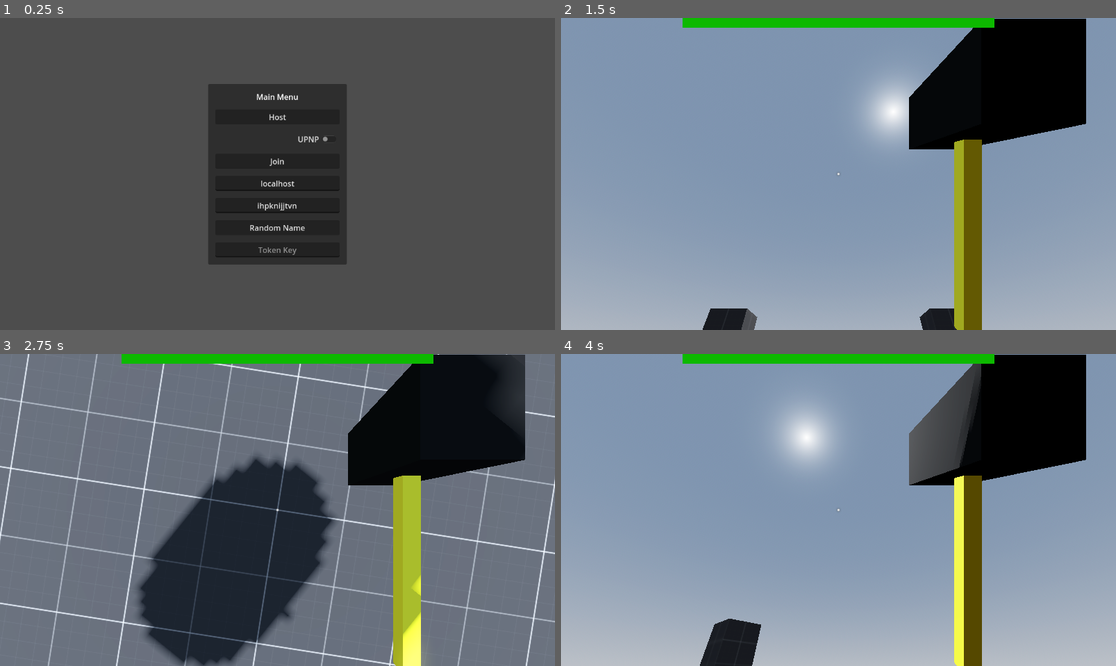
Above: before the commit, frames 1-4 (two rows, left to right).
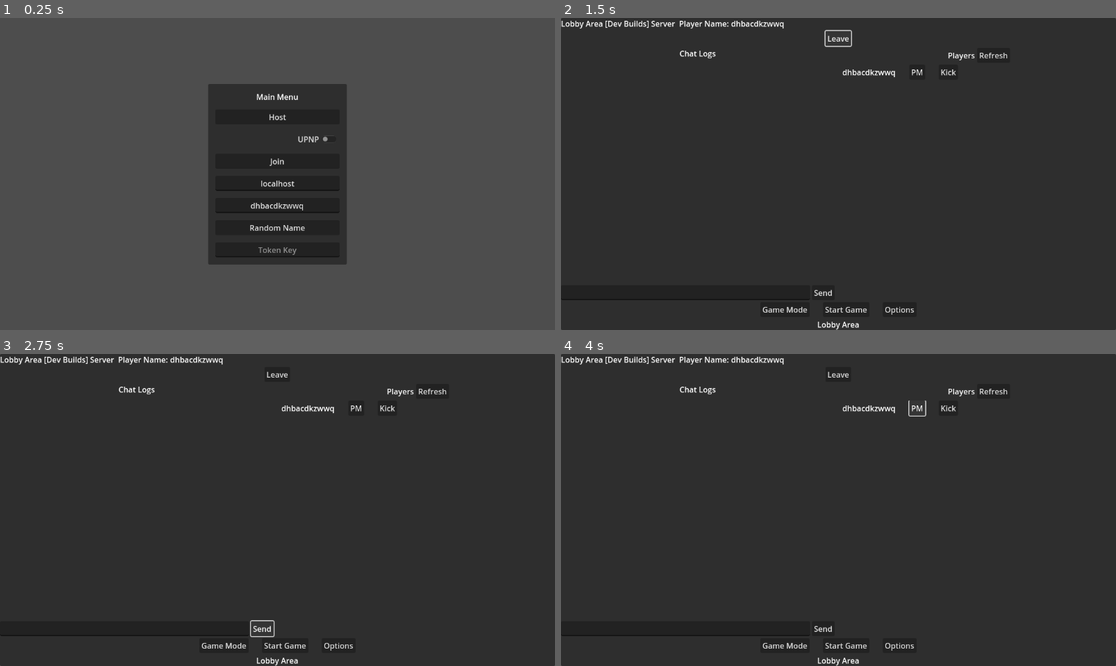
Above: after the commit, the same moments.

Repository: Lightnet/craftgd
Game: Godot game, scene res://maps/main.tscn
The game is run twice, just before and just after one commit, with the same random seed, the same clock (stepped at 60 frames per second) and the same inputs. Before the commit the project starts from res://maps/world.tscn.
Inputs (mouse positions are in pixels of both pictures, inside the frame that each line leads up to):
- Up to frame 1 (0.25 s): no input
- Up to frame 2 (1.5 s): click "Host" at 0.5 s; click (838, 39) at 1.25 s, where only the run after the commit has a clickable "Leave"
- Up to frame 3 (2.75 s): click (260, 628) at 2 s, where only the run after the commit has a clickable "Send"
- Up to frame 4 (4 s): click (993, 391) at 2.75 s, where only the run after the commit has a clickable "Refresh"; click (916, 407) at 3.5 s, where only the run after the commit has a clickable "PM"

The runs differ from the first frame. In frame 1, 0.1% of the frame differs, in the area x 45-55%, y 59-62%; in frame 2, 99%, in the area x 0-100%, y 0-100%; in frame 3, 85%; in frame 4, 97%.

Commit message:
lobby player list when join and leave
need to find better way to handle event or update on lobby for players? note it still loop when not render UI?

Diff:
--- /dev/null
+++ b/lobby/game_lobby.gd
@@ -0,0 +1,85 @@
+extends PanelContainer
+# https://docs.godotengine.org/en/stable/getting_started/step_by_step/signals.html
+# https://docs.godotengine.org/en/stable/tutorials/scripting/gdscript/gdscript_basics.html#signals
+#
+
+@onready var UIPlayerlist = $VBoxContainer/HBC_Content/VBoxContainer2/PlayerList/VBC_Players
+@onready var UIPlayerName = $VBoxContainer/HBoxContainer/LPlayerName2
+
+var UIPlayerData = preload("res://lobby/lobby_player_row01.tscn")
+
+var playercount = 0
+var oldplayercount = 0
+
+
+# Called when the node enters the scene tree for the first time.
+func _ready():
+	#getPlayerList()
+	#setup_connection()
+	pass # Replace with function body.
+
+
+# Called every frame. 'delta' is the elapsed time since the previous frame.
+func _process(_delta):
+	#print("Hello")
+	playercount = Network.player_info.size()
+	if playercount != oldplayercount: #check player list count size
+		#print("UPDATE ME?????")
+		oldplayercount = playercount
+		getPlayerList()
+	pass
+
+func setup_connection():
+	print("Hello SET LOBBY CONNECTION")
+	#get_tree().peer
+
+	#print("has_multiplayer_peer: ",multiplayer.has_multiplayer_peer())
+	#if multiplayer.has_multiplayer_peer() == true:
+		#multiplayer.peer_connected.connect(_player_connected)
+		#multiplayer.peer_disconnected.connect(_player_disconnected)
+	pass
+
+func _player_connected(_id):
+	#update player list
+	print("LOBBY ADDED ID?", _id)
+	getPlayerList()
+
+func _player_disconnected(_id):
+	#update player list
+	getPlayerList()
+
+#@rpc("any_peer")
+func getPlayerList():
+	if UIPlayerlist == null:
+		return
+	#playerlist.queue_free()
+	for n in UIPlayerlist.get_children():
+		UIPlayerlist.remove_child(n)
+		n.queue_free()
+
+	var player_row = UIPlayerData.instantiate()
+	player_row.get_node("LPlayerName").text = Network.my_info["name"]
+	UIPlayerName.text = Network.my_info["name"]
+	UIPlayerlist.add_child(player_row)
+
+	var player_info = Network.player_info
+	for p in player_info:
+		var player_row1 = UIPlayerData.instantiate()
+		player_row1.get_node("LPlayerName").text = player_info[p]["name"]
+		UIPlayerlist.add_child(player_row1)
+
+		print("player_info >>:", p)
+		pass
+	print("player list...")
+
+func _on_btn_redresh_players_pressed():
+	getPlayerList()
+	#rpc("getPlayerList")
+	pass
+
+func _on_visibility_changed():
+	print("_on_visibility_changed")
+	if visible == true:
+		setup_connection()
+		getPlayerList()
+	pass
--- /dev/null
+++ b/lobby/lobby_player_row01.tscn
@@ -0,0 +1,23 @@
+[gd_scene format=3 uid="uid://dqux62ww404ba"]
+
+[node name="HBC_PlayerRow" type="HBoxContainer"]
+
+[node name="LPlayerName" type="Label" parent="."]
+layout_mode = 2
+text = "Player Name"
+
+[node name="HSC_1" type="HSplitContainer" parent="."]
+custom_minimum_size = Vector2(20, 0)
+layout_mode = 2
+
+[node name="btnPM" type="Button" parent="."]
+layout_mode = 2
+text = "PM"
+
+[node name="HSC_2" type="HSplitContainer" parent="."]
+custom_minimum_size = Vector2(20, 0)
+layout_mode = 2
+
+[node name="btnKick" type="Button" parent="."]
+layout_mode = 2
+text = "Kick"
--- a/maps/world.tscn
+++ b/maps/main.tscn
@@ -1,9 +1,10 @@
-[gd_scene load_steps=10 format=3 uid="uid://b53s1qrvm1u21"]
-
-[ext_resource type="Script" path="res://scripts/world.gd" id="1_v5s6a"]
-[ext_resource type="PackedScene" uid="uid://dwy27pfj45xvr" path="res://maps/prototype01.tscn" id="2_toehv"]
-[ext_resource type="Texture2D" uid="uid://dsu4i8oftqh0k" path="res://addons/kenney_particle_pack/circle_05.png" id="3_vcqxt"]
-[ext_resource type="PackedScene" uid="uid://d1lmd0si3awbb" path="res://chat/prototype_chat_msg.tscn" id="4_hjb1r"]
+[gd_scene load_steps=11 format=3 uid="uid://ccloqiflsxmai"]
+
+[ext_resource type="Script" path="res://scripts/world.gd" id="1_4xjwc"]
+[ext_resource type="PackedScene" uid="uid://dwy27pfj45xvr" path="res://maps/prototype01.tscn" id="2_2g70h"]
+[ext_resource type="Texture2D" uid="uid://dsu4i8oftqh0k" path="res://addons/kenney_particle_pack/circle_05.png" id="3_d2u12"]
+[ext_resource type="PackedScene" uid="uid://d1lmd0si3awbb" path="res://chat/prototype_chat_msg.tscn" id="4_7veta"]
+[ext_resource type="Script" path="res://lobby/game_lobby.gd" id="5_2a3ko"]
 
 [sub_resource type="ProceduralSkyMaterial" id="ProceduralSkyMaterial_ugj4p"]
 sky_horizon_color = Color(0.64625, 0.65575, 0.67075, 1)
@@ -24,8 +25,8 @@
 [sub_resource type="StyleBoxFlat" id="StyleBoxFlat_e4r4r"]
 bg_color = Color(0.0509804, 0.72549, 0, 1)
 
-[node name="World" type="Node"]
-script = ExtResource("1_v5s6a")
+[node name="Main" type="Node"]
+script = ExtResource("1_4xjwc")
 
 [node name="DirectionalLight3D" type="DirectionalLight3D" parent="."]
 transform = Transform3D(-0.866025, -0.433013, 0.25, 0, 0.5, 0.866025, -0.5, 0.75, -0.433013, 0, 0, 0)
@@ -271,12 +272,175 @@
 [node name="btnPlayers" type="Button" parent="CanvasLayer/HUD/MenuAdmin/VBoxContainer/HBoxContainer"]
 layout_mode = 2
 text = "Players"
+
+[node name="Lobby" type="PanelContainer" parent="CanvasLayer"]
+visible = false
+anchors_preset = 15
+anchor_right = 1.0
+anchor_bottom = 1.0
+grow_horizontal = 2
+grow_vertical = 2
+script = ExtResource("5_2a3ko")
+
+[node name="VBoxContainer" type="VBoxContainer" parent="CanvasLayer/Lobby"]
+layout_mode = 2
+
+[node name="HBoxContainer" type="HBoxContainer" parent="CanvasLayer/Lobby/VBoxContainer"]
+layout_mode = 2
+
+[node name="LLobby" type="Label" parent="CanvasLayer/Lobby/VBoxContainer/HBoxContainer"]
+layout_mode = 2
+text = "Lobby Area [Dev Builds]"
+horizontal_alignment = 1
+
+[node name="LNetworkType" type="Label" parent="CanvasLayer/Lobby/VBoxContainer/HBoxContainer"]
+layout_mode = 2
+
+[node name="LPlayerName" type="Label" parent="CanvasLayer/Lobby/VBoxContainer/HBoxContainer"]
+layout_mode = 2
+text = " Player Name:"
+
+[node name="LPlayerName2" type="Label" parent="CanvasLayer/Lobby/VBoxContainer/HBoxContainer"]
+layout_mode = 2
+text = "Guest"
+
+[node name="HBC_NavMenus" type="HBoxContainer" parent="CanvasLayer/Lobby/VBoxContainer"]
+layout_mode = 2
+size_flags_horizontal = 4
+
+[node name="btnLeave" type="Button" parent="CanvasLayer/Lobby/VBoxContainer/HBC_NavMenus"]
+layout_mode = 2
+text = "Leave"
+
+[node name="HBC_Content" type="HBoxContainer" parent="CanvasLayer/Lobby/VBoxContainer"]
+layout_mode = 2
+size_flags_vertical = 3
+
+[node name="VBoxContainer" type="VBoxContainer" parent="CanvasLayer/Lobby/VBoxContainer/HBC_Content"]
+layout_mode = 2
+size_flags_horizontal = 3
+
+[node name="LChatLogs" type="Label" parent="CanvasLayer/Lobby/VBoxContainer/HBC_Content/VBoxContainer"]
+layout_mode = 2
+text = "Chat Logs"
+horizontal_alignment = 1
+
+[node name="SC_Chat" type="ScrollContainer" parent="CanvasLayer/Lobby/VBoxContainer/HBC_Content/VBoxContainer"]
+layout_mode = 2
+size_flags_horizontal = 3
+size_flags_vertical = 3
+
+[node name="VBC_Messages" type="VBoxContainer" parent="CanvasLayer/Lobby/VBoxContainer/HBC_Content/VBoxContainer/SC_Chat"]
+layout_mode = 2
+size_flags_horizontal = 3
+size_flags_vertical = 3
+
+[node name="HBoxContainer" type="HBoxContainer" parent="CanvasLayer/Lobby/VBoxContainer/HBC_Content/VBoxContainer"]
+layout_mode = 2
+
+[node name="LineEdit" type="LineEdit" parent="CanvasLayer/Lobby/VBoxContainer/HBC_Content/VBoxContainer/HBoxContainer"]
+layout_mode = 2
+size_flags_horizontal = 3
+alignment = 3
+
+[node name="btnSendMsg" type="Button" parent="CanvasLayer/Lobby/VBoxContainer/HBC_Content/VBoxContainer/HBoxContainer"]
+layout_mode = 2
+text = "Send"
+
+[node name="VSplitContainer" type="VSplitContainer" parent="CanvasLayer/Lobby/VBoxContainer/HBC_Content"]
+custom_minimum_size = Vector2(8, 0)
+layout_mode = 2
+
+[node name="VBoxContainer2" type="VBoxContainer" parent="CanvasLayer/Lobby/VBoxContainer/HBC_Content"]
+layout_mode = 2
+size_flags_horizontal = 3
+
+[node name="HBoxContainer" type="HBoxContainer" parent="CanvasLayer/Lobby/VBoxContainer/HBC_Content/VBoxContainer2"]
+layout_mode = 2
+size_flags_horizontal = 4
+
+[node name="LPlayers" type="Label" parent="CanvasLayer/Lobby/VBoxContainer/HBC_Content/VBoxContainer2/HBoxContainer"]
+layout_mode = 2
+text = "Players"
+horizontal_alignment = 1
+vertical_alignment = 1
+
+[node name="btnRedreshPlayers" type="Button" parent="CanvasLayer/Lobby/VBoxContainer/HBC_Content/VBoxContainer2/HBoxContainer"]
+layout_mode = 2
+text = "Refresh"
+
+[node name="PlayerList" type="ScrollContainer" parent="CanvasLayer/Lobby/VBoxContainer/HBC_Content/VBoxContainer2"]
+layout_mode = 2
+size_flags_horizontal = 3
+size_flags_vertical = 3
+
+[node name="VBC_Players" type="VBoxContainer" parent="CanvasLayer/Lobby/VBoxContainer/HBC_Content/VBoxContainer2/PlayerList"]
+layout_mode = 2
+size_flags_horizontal = 3
+size_flags_vertical = 3
+
+[node name="HBC_Bottom_NavMenus" type="HBoxContainer" parent="CanvasLayer/Lobby/VBoxContainer"]
+layout_mode = 2
+size_flags_horizontal = 4
+
+[node name="btnGameMode" type="Button" parent="CanvasLayer/Lobby/VBoxContainer/HBC_Bottom_NavMenus"]
+layout_mode = 2
+text = "Game Mode"
+
+[node name="HSplitContainer" type="HSplitContainer" parent="CanvasLayer/Lobby/VBoxContainer/HBC_Bottom_NavMenus"]
+custom_minimum_size = Vector2(20, 0)
+layout_mode = 2
+
+[node name="btnStartGame" type="Button" parent="CanvasLayer/Lobby/VBoxContainer/HBC_Bottom_NavMenus"]
+layout_mode = 2
+text = "Start Game"
+
+[node name="HSplitContainer2" type="HSplitContainer" parent="CanvasLayer/Lobby/VBoxContainer/HBC_Bottom_NavMenus"]
+custom_minimum_size = Vector2(20, 0)
+layout_mode = 2
+
+[node name="btnOptions" type="Button" parent="CanvasLayer/Lobby/VBoxContainer/HBC_Bottom_NavMenus"]
+layout_mode = 2
+text = "Options"
+
+[node name="LLobby2" type="Label" parent="CanvasLayer/Lobby/VBoxContainer"]
+layout_mode = 2
+text = "Lobby Area"
+horizontal_alignment = 1
+
+[node name="WaterMark" type="Control" parent="CanvasLayer"]
+visible = false
+show_behind_parent = true
+layout_mode = 3
+anchors_preset = 15
+anchor_right = 1.0
+anchor_bottom = 1.0
+grow_horizontal = 2
+grow_vertical = 2
+mouse_filter = 2
+
+[node name="LineEdit" type="Label" parent="CanvasLayer/WaterMark"]
+layout_mode = 0
+offset_right = 158.0
+offset_bottom = 31.0
+text = "Prototype Build"
 
 [node name="MultiplayerSpawner" type="MultiplayerSpawner" parent="."]
 _spawnable_scenes = PackedStringArray("res://prefabs/players/player.tscn")
 spawn_path = NodePath("..")
 
+[node name="Players" type="Node" parent="."]
+
+[node name="Enemies" type="Node" parent="."]
+
+[node name="NPCs" type="Node" parent="."]
+
+[node name="Blocks" type="Node" parent="."]
+
 [connection signal="pressed" from="CanvasLayer/MainMenu/MarginContainer/VBoxContainer/HostButton" to="." method="_on_host_button_pressed"]
 [connection signal="pressed" from="CanvasLayer/MainMenu/MarginContainer/VBoxContainer/JoinButton" to="." method="_on_join_button_pressed"]
 [connection signal="pressed" from="CanvasLayer/MainMenu/MarginContainer/VBoxContainer/btnRandomName" to="." method="_on_btn_random_name_pressed"]
+[connection signal="visibility_changed" from="CanvasLayer/Lobby" to="CanvasLayer/Lobby" method="_on_visibility_changed"]
+[connection signal="pressed" from="CanvasLayer/Lobby/VBoxContainer/HBC_Content/VBoxContainer/HBoxContainer/btnSendMsg" to="." method="_on_btn_send_msg_pressed"]
+[connection signal="pressed" from="CanvasLayer/Lobby/VBoxContainer/HBC_Content/VBoxContainer2/HBoxContainer/btnRedreshPlayers" to="CanvasLayer/Lobby" method="_on_btn_redresh_players_pressed"]
 [connection signal="spawned" from="MultiplayerSpawner" to="." method="_on_multiplayer_spawner_spawned"]
--- a/prefabs/players/melee01.gd
+++ b/prefabs/players/melee01.gd
@@ -21,6 +21,6 @@
 	pass
 
 # Called every frame. 'delta' is the elapsed time since the previous frame.
-func _process(delta):
+func _process(_delta):
 	melee()
 	pass
--- a/project.godot
+++ b/project.godot
@@ -11,7 +11,7 @@
 [application]
 
 config/name="craftgd"
-run/main_scene="res://maps/world.tscn"
+run/main_scene="res://maps/main.tscn"
 config/features=PackedStringArray("4.0", "Forward Plus")
 config/icon="res://icon.svg"
 
--- a/scripts/network.gd
+++ b/scripts/network.gd
@@ -1,11 +1,102 @@
 extends Node
 
 
+var hostname = "localhost"
+const PORT = 9999
+var enet_peer = ENetMultiplayerPeer.new()
+
+# Player info, associate ID to data
+var player_info = {}
+
+# Info we send to other players
+var my_info = { name = "John Doe", favorite_color = Color8(255, 0, 255) }
+
+#const Player = preload("res://prefabs/players/player.tscn")
+
 # Called when the node enters the scene tree for the first time.
 func _ready():
-	pass # Replace with function body.
+	pass
+# Called every frame. 'delta' is the elapsed time since the previous frame.
+#func _process(delta):
+	#pass
+
+func setPlayerName(_name):
+	my_info["name"] = _name
+
+func server_host():
+
+	enet_peer.create_server(PORT)
+	multiplayer.multiplayer_peer = enet_peer
+	multiplayer.peer_connected.connect(_player_connected)
+	multiplayer.peer_disconnected.connect(_player_disconnected)
+
+	#multiplayer.peer_connected.connect(add_player)
+	#multiplayer.peer_disconnected.connect(remove_player)
+
+	#add_player(multiplayer.get_unique_id())
+	print("game server")
+	#upnp_setup()
+
+func client_join():
+	#main_menu.hide()
+	#hud.show()
+
+	enet_peer.create_client(hostname,PORT)
+	multiplayer.multiplayer_peer = enet_peer
+	multiplayer.peer_connected.connect(_player_connected)
+	multiplayer.peer_disconnected.connect(_player_disconnected)
+	#multiplayer.peer_disconnected.connect(return_menu)
+	print("client")
+
+func _player_connected(id):
+	# Called on both clients and server when a peer connects. Send my info to it.
+	rpc_id(id, "register_player", my_info)
+
+func _player_disconnected(id):
+	player_info.erase(id) # Erase player from info.
+
+@rpc("any_peer")
+func register_player(info):
+	# Get the id of the RPC sender.
+	#var id = get_tree().get_rpc_sender_id()
+	var id = get_tree().get_multiplayer().get_remote_sender_id()
+	# Store the info
+	player_info[id] = info
+	print("info:>> ",info)
+
+	# Call function to update lobby UI here
 
 
-# Called every frame. 'delta' is the elapsed time since the previous frame.
-func _process(delta):
-	pass
+
+
+
+
+
+
+
+
+
+
+
+
+#func add_player(peer_id):
+	#var player = Player.instantiate()
+	#player.name = str(peer_id)
+	#add_child(player)
+	#if player.is_multiplayer_authority():
+		#player.health_change.connect(update_health_bar)
+	#pass
+
+#func remove_player(peer_id):
+	#var player = get_node_or_null(str(peer_id))
+	#if player:
+		#player.queue_free()
+
+#func return_menu(peer_id):
+	#print("server disconnected!", peer_id)
+	#main_menu.show()
+	#hud.hide()
+	#set network null
+	#get_tree().network_peer = null
+	#Input.mouse_mode = Input.MOUSE_MODE_VISIBLE
+	#pass
--- a/scripts/world.gd
+++ b/scripts/world.gd
@@ -1,15 +1,17 @@
 extends Node
 
-func _unhandled_input(event):
+func _unhandled_input(_event):
 	if Input.is_action_just_pressed("quit"):
 		get_tree().quit()
 
 @onready var main_menu = $CanvasLayer/MainMenu
+@onready var menu_lobby = $CanvasLayer/Lobby
 @onready var address_entry = $CanvasLayer/MainMenu/MarginContainer/VBoxContainer/AddressEntry
 @onready var hud = $CanvasLayer/HUD
 @onready var health_bar =  $CanvasLayer/HUD/AspectRatioContainer/HealthBar
 
 @onready var IPlayerName = $CanvasLayer/MainMenu/MarginContainer/VBoxContainer/IUserName
+@onready var LNetworkType = $CanvasLayer/Lobby/VBoxContainer/HBoxContainer/LNetworkType
 
 const Player = preload("res://prefabs/players/player.tscn")
 const PORT = 9999
@@ -25,38 +27,49 @@
 	pass # Replace with function body.
 
 func generate_word(chars, length):
-	var word: String
+	var word: String = ""
 	var n_char = len(chars)
 	for i in range(length):
 		word += chars[randi()% n_char]
 	return word
 
-
 func _on_host_button_pressed():
 	main_menu.hide()
-	hud.show()
+	#hud.show()
 
-	enet_peer.create_server(PORT)
-	multiplayer.multiplayer_peer = enet_peer
 
-	multiplayer.peer_connected.connect(add_player)
-	multiplayer.peer_disconnected.connect(remove_player)
+	Network.setPlayerName(IPlayerName.text)
 
-	add_player(multiplayer.get_unique_id())
+	Network.server_host()
+
+	menu_lobby.show()
+
+	#enet_peer.create_server(PORT)
+	#multiplayer.multiplayer_peer = enet_peer
+
+	#multiplayer.peer_connected.connect(add_player)
+	#multiplayer.peer_disconnected.connect(remove_player)
+
+	#add_player(multiplayer.get_unique_id())
+	LNetworkType.text= "Server"
 	print("server")
 
 	#upnp_setup()
 
 func _on_join_button_pressed():
 	main_menu.hide()
-	hud.show()
+	#hud.show()
 
-	enet_peer.create_client(address_entry.text,PORT)
+	Network.setPlayerName(IPlayerName.text)
+	Network.client_join()
 
-	multiplayer.multiplayer_peer = enet_peer
-	multiplayer.peer_disconnected.connect(return_menu)
+	menu_lobby.show()
+
+	#enet_peer.create_client(address_entry.text,PORT)
+	#multiplayer.multiplayer_peer = enet_peer
+	#multiplayer.peer_disconnected.connect(return_menu)
+	LNetworkType.text= "Client"
 	print("client")
-
 
 func add_player(peer_id):
 	var player = Player.instantiate()
@@ -102,8 +115,20 @@
 
 	print("Syccess! Join Address: %s" % upnp.query_external_address())
 
-
 func _on_btn_random_name_pressed():
 	var new_word = generate_word(characters, 11)
 	print(new_word)
 	IPlayerName.text = new_word
+
+
+func _on_btn_send_msg_pressed():
+
+	rpc("SendMessage")
+	pass # Replace with function body.
+
+
+@rpc("any_peer", "unreliable")
+func SendMessage(_username, _message):
+
+	print("Hello server?", get_tree().get_multiplayer().is_server())
+	pass
Not shown: 3 places in maps/main.tscn that only renumber resources
Not shown, changed: docs/network.md
